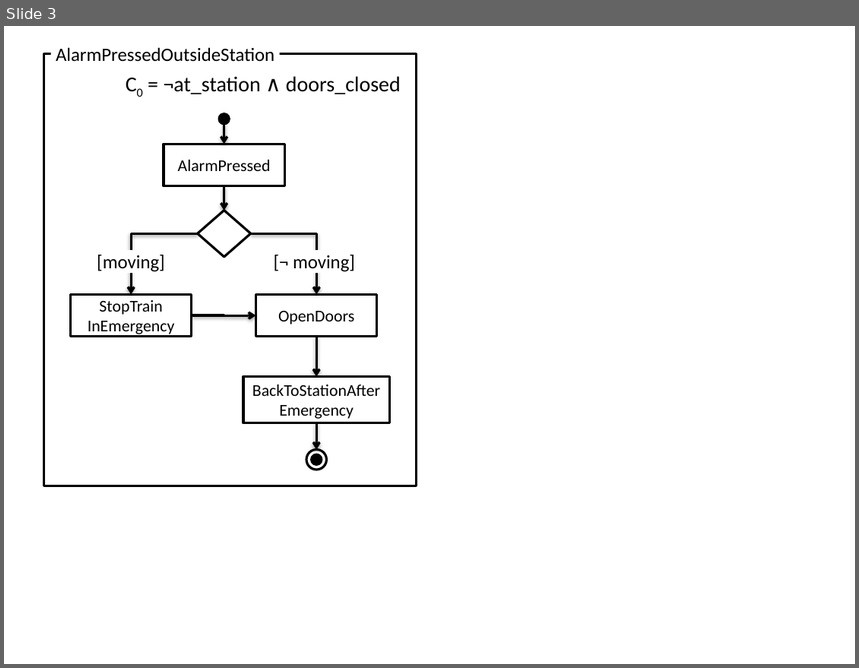
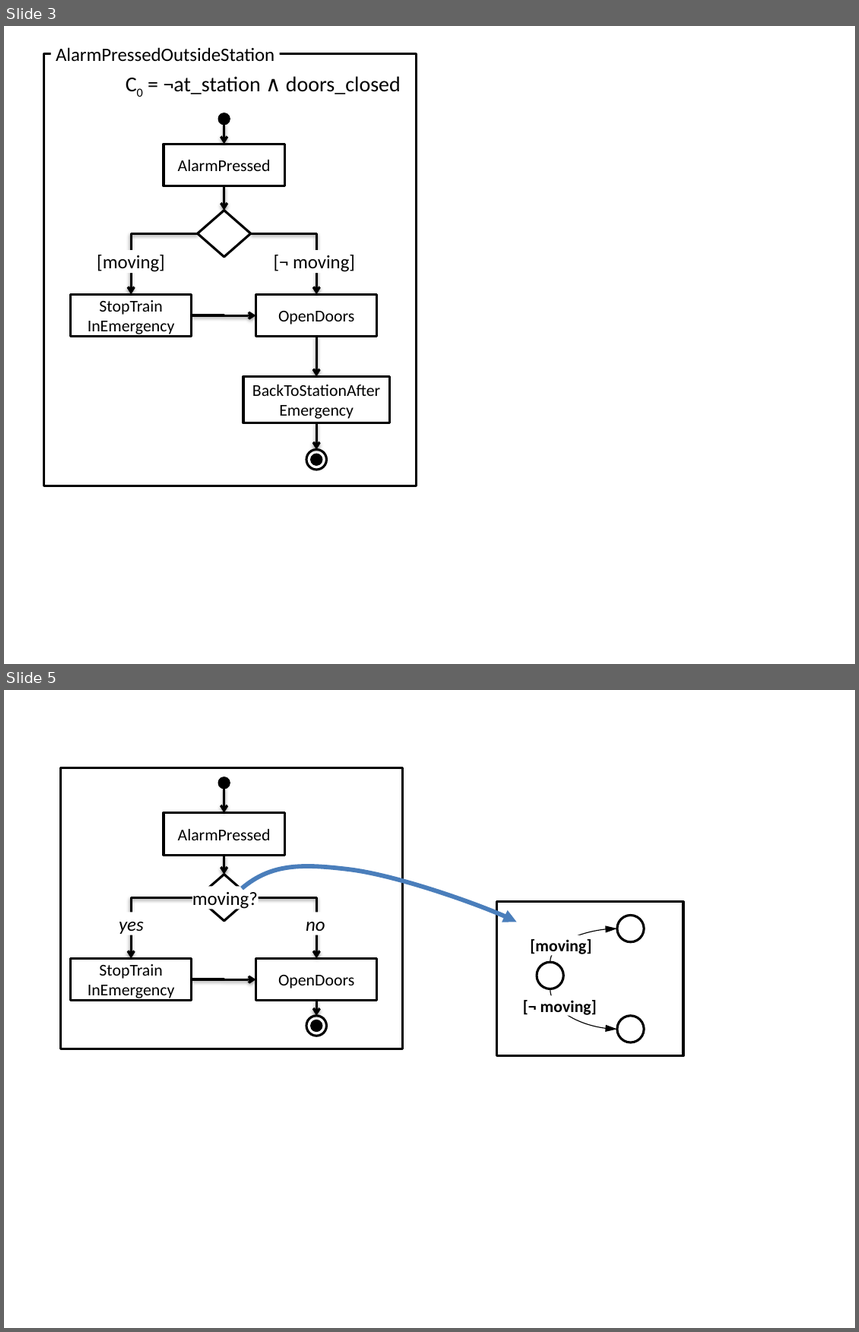
Before and after one commit to blambeau/phd, a slide deck: end-report/images/images.pptx. Shown one above the other, each under a label of ours: slide 3 before the commit, slides 3 and 5 after it; the slides between them are not shown. The pictures are 859x668 and 859x1332 pixels, drawn with LibreOffice and Linux fonts; fonts in the diff are those of the drawing. Boxes give left, top, right and bottom in pixels: in the first picture for what was removed or moved away, otherwise in the second. Text is boxed around its words. In the diff, an @@ line names an element or a change of style, - is before the commit and + after.

```diff
--- a/end-report/images/images.pptx
+++ b/end-report/images/images.pptx
@@ slide 5 added at [4,690,855,1328], background #FFFFFF @@
@@ freeform shape added at [243,863,517,922], outline #4B7EBC 3.75 pt @@
@@ line added from (751, 869) to (751, 869), #4B7EBC 0.75 pt @@
@@ group added at [61,768,403,1050]: 6 rectangles, 6 elbow arrows, 3 ellipses, 1 diamond, 1 text @@
+AlarmPressed
+StopTrain
+InEmergency
+OpenDoors
+no
+moving?
+yes
@@ group added at [496,902,684,1056]: 3 ellipses, 2 rectangles, 2 curved arrows, 1 text @@
+[moving]
+[¬ moving]
```
Also in this commit, not shown: 7 other slides added, 1 slide removed, 41 other files.
